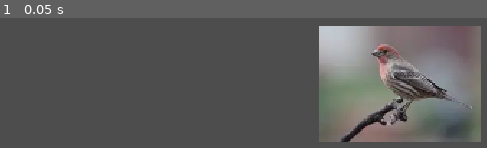
Above: before the commit, frame 1.
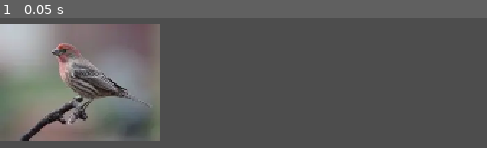
Above: after the commit, the same moment.

Repository: jkvastad/staff-of-birdcalls
Game: Godot game, scene res://main.tscn
The game is run twice, just before and just after one commit, with the same random seed, the same clock (stepped at 60 frames per second) and the same inputs.
Inputs:
- Up to frame 1 (0.05 s): no input

The runs differ from the first frame. In frame 1, 53% of the frame differs, in the area x 0-99%, y 4-96%.

Commit message:
dynamically load birds from name list

Diff:
--- a/main.gd
+++ b/main.gd
@@ -1,11 +1,17 @@
 extends Control
 
-@onready var button = $VBoxContainer/Button
 @onready var audio_player = $AudioStreamPlayer2D
+var bird_names = ["Finch", "Raven"]
+
+@onready var vbox_container = $VBoxContainer/BirdButtonContainer
 
 func _ready():
-	button.pressed.connect(on_button_pressed)
+	for bird in bird_names:
+		var bird_button = TextureButton.new()
+		bird_button.texture_normal = load("res://Birdcalls/" + bird + "/icon.webp")
+		bird_button.pressed.connect(on_button_pressed.bind(bird))
+		vbox_container.add_child(bird_button)
 
-func on_button_pressed():
-	audio_player.stream = preload("res://Birdcalls/Finch/house-finch-song-1666.mp3")
+func on_button_pressed(bird_name: String):
+	audio_player.stream = load("res://Birdcalls/" + bird_name + "/sound.mp3")
 	audio_player.play()
--- a/main.tscn
+++ b/main.tscn
@@ -1,7 +1,6 @@
 [gd_scene format=3 uid="uid://b8b3068jhc26"]
 
 [ext_resource type="Script" uid="uid://tppd4o6ssp6v" path="res://main.gd" id="1_ig7tw"]
-[ext_resource type="Texture2D" uid="uid://2reqpao2v2cd" path="res://Birdcalls/Finch/house-finch-cropped.webp" id="2_0xm2m"]
 
 [node name="Main" type="Control" unique_id=1154194609]
 layout_mode = 3
@@ -24,10 +23,8 @@
 layout_mode = 2
 size_flags_vertical = 3
 
-[node name="Button" type="TextureButton" parent="VBoxContainer" unique_id=1678095745]
+[node name="BirdButtonContainer" type="VBoxContainer" parent="VBoxContainer" unique_id=1343526020]
 layout_mode = 2
-size_flags_horizontal = 4
-texture_normal = ExtResource("2_0xm2m")
 
 [node name="BottomMargin" type="Control" parent="VBoxContainer" unique_id=1013135203]
 layout_mode = 2
Not shown, removed: Birdcalls/Finch/house-finch-song-1666.mp3.import
Renamed: Birdcalls/Finch/house-finch-cropped.webp -> Birdcalls/Finch/icon.webp
Not shown, changed: Birdcalls/Finch/icon.webp.import
Not shown, added: Birdcalls/Finch/sound.mp3.import
Not shown, added: Birdcalls/Finch/sound.mp3
